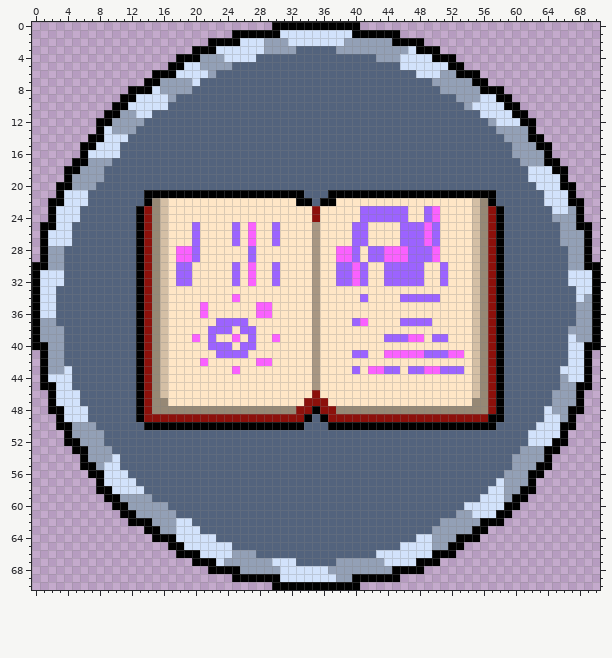
One commit to this sprite sheet: Assets/Game Assets/Cabin/Almanac/Almanac_Icon.png. This is how it looked before the edit.
The file is 213x213 pixels, drawn in blocks of 3x3; one block is one cell here. Colours within 5 levels of each other are drawn and written as one.
Once edited:
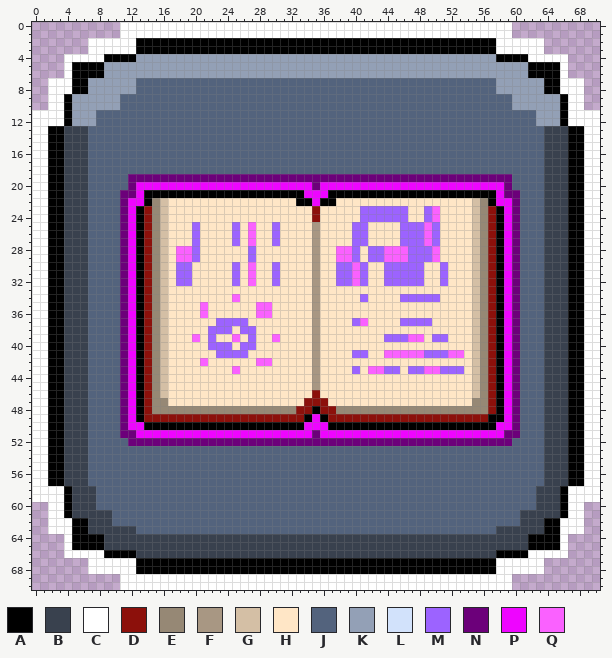
Palette (. is transparent): A #000000  B #39414e  C #ffffff  D #8c100b  E #968875  F #a89783  G #d4bfa5  H #ffe6c6  J #53637d  K #93a0b6  L #d2e2fb  M #9c63ff  N #6c007a  P #ee05ff  Q #fa61ff
What changed:
Changed rows in their new state; - is an unchanged pixel.
first column x 0:
 0 -----------CCCCCCCCCCCCCCCCCCCCCCCCCCCCCCCCCCCCCCCCCCCCCCCCC-----------
 1 -----------CCCCCCCCCCCCCCCCCCCCCCCCCCCCCCCCCCCCCCCCCCCCCCCCC-----------
 2 -------CCCCCCAAAAAAAAA----AAAAAAAAAAAAAAAAAAA----AAAAAAAAACCCCCC-------
 3 -------CCCCCCAAAAAAA---AAAAAAAAAAAAAAAAAAAAAAAAA---AAAAAAACCCCCC-------
 4 ----CCCCCAAAAKKKKKKKK---KKKKKKKKKKKKKKKKKKK---KKKKKKKKKKKKAAAACCCCC----
 5 ----CAAAAKKKKKKKKKKKK----KKKKKKKKKKKKKKKKKKKKKKKKKKKKKKKKKKKKKAAAAC----
 6 ----CAAAAKKKKKKKKKKKKK-KKKKKKKKKKKKKKKKKKKKKKKKKKKK--KKKKKKKKKAAAAC----
 7 --CCCAAKKKKKKJJJJJJJJ-----------------------------JJJJJJJJKKKKKKAACCC--
 8 --CCCAAKKKKKKJJJJJJJ-------------------------------JJJJJJJKKKKKKAACCC--
 9 --CCAKKKKKKJJJJJJJ-----------------------------------JJJJJJJKKKKKKACC--
10 --CCAKKKKKKJJJJJJ-------------------------------------JJJJJJKKKKKKACC--
11 CCCCAKKKJJJJJJJ-----------------------------------------JJJJJJJKKKACCCC
12 CCCCAKKKJJJJJJ-------------------------------------------JJJJJJKKKACCCC
13 CCAABBBJJJJJJ---------------------------------------------JJJJJJBBBAACC
14 CCAABBBJJJJJ-----------------------------------------------JJJJJBBBAACC
15 CCAABBBJJJJ-------------------------------------------------JJJJBBBAACC
16 CCAABBBJJJJ-------------------------------------------------JJJJBBBAACC
17 CCAABBBJJJ---------------------------------------------------JJJBBBAACC
18 CCAABBBJJ-----------------------------------------------------JJBBBAACC
19 CCAABBBJJ---NNNNNNNNNNNNNNNNNNNNNNNNNNNNNNNNNNNNNNNNNNNNNNNN--JJBBBAACC
20 CCA-BBBJ----NPPPPPPPPPPPPPPPPPPPPPPNPPPPPPPPPPPPPPPPPPPPPPPN---JBBB-ACC
21 CCA-BBB----NNP--------------------PPP---------------------PNN---BBB-ACC
22 CC--BBB----NPP---------------------P----------------------PPN---BBB--CC
23 CC-ABBB----NP----------------------------------------------PN---BBBA-CC
24 CC-ABBB----NP----------------------------------------------PN---BBBA-CC
25 CC-ABBB----NP----------------------------------------------PN---BBBA-CC
26 CCAABBB----NP----------------------------------------------PN---BBBAACC
27 CCAABBB----NP----------------------------------------------PN---BBBAACC
28 CCAABBB----NP----------------------------------------------PN---BBBAACC
29 CCAABBB----NP----------------------------------------------PN---BBBAACC
30 CCAABBB----NP----------------------------------------------PN---BBBAACC
31 CCAABBB----NP----------------------------------------------PN---BBBAACC
32 CCAABBB----NP----------------------------------------------PN---BBBAACC
33 CCAABBB----NP----------------------------------------------PN---BBBAACC
34 CCAABBB----NP----------------------------------------------PN---BBBAACC
35 CCAABBB----NP----------------------------------------------PN---BBBAACC
36 CCAABBB----NP----------------------------------------------PN---BBBAACC
37 CCAABBB----NP----------------------------------------------PN---BBBAACC
38 CCAABBB----NP----------------------------------------------PN---BBBAACC
39 CCAABBB----NP----------------------------------------------PN---BBBAACC
40 CCAABBB----NP----------------------------------------------PN---BBBAACC
41 CCAABBB----NP----------------------------------------------PN---BBBAACC
42 CCAABBB----NP----------------------------------------------PN---BBBAACC
43 CCAABBB----NP----------------------------------------------PN---BBBAACC
44 CCAABBB----NP----------------------------------------------PN---BBBAACC
45 CC-ABBB----NP----------------------------------------------PN---BBBA-CC
46 CC-ABBB----NP----------------------------------------------PN---BBBA-CC
47 CC-ABBB----NP----------------------------------------------PN---BBBA-CC
48 CC--BBB----NP----------------------------------------------PN---BBB--CC
49 CCA-BBB----NP----------------------P-----------------------PN---BBB-ACC
50 CCA-BBBJ---NPP--------------------PPP---------------------PPN--JBBB-ACC
51 CCAABBBJJ--NNPPPPPPPPPPPPPPPPPPPPPPNPPPPPPPPPPPPPPPPPPPPPPPNN-JJBBBAACC
52 CCAABBBJJ---NNNNNNNNNNNNNNNNNNNNNNNNNNNNNNNNNNNNNNNNNNNNNNNN--JJBBBAACC
53 CCAABBBJJJ---------------------------------------------------JJJBBBAACC
54 CCAABBBJJJJ-------------------------------------------------JJJJBBBAACC
55 CCAABBBJJJJ-------------------------------------------------JJJJBBBAACC
56 CCAABBBJJJJJ-----------------------------------------------JJJJJBBBAACC
57 CCAABBBJJJJJJ---------------------------------------------JJJJJJBBBAACC
58 CCCCABBBJJJJJJ-------------------------------------------JJJJJJBBBACCCC
59 CCCCABBBJJJJJJJ-----------------------------------------JJJJJJJBBBACCCC
60 --CCABBBJJJJJJJJJ-------------------------------------JJJJJJJJJBBBACC--
61 --CCABBBBBJJJJJJJJ-----------------------------------JJJJJJJJBBBBBACC--
62 --CCCAABBBJJJJJJJJJJ-------------------------------JJJJJJJJJJBBBAACCC--
63 --CCCAABBBBBBJJJJJJJJ-----------------------------JJJJJJJJBBBBBBAACCC--
64 ----CAAAABBBBBBBBBBBBBBBBBBBBBBBBBBBBBBBBBBBBBBBBBBBBBBBBBBBBBAAAAC----
65 ----CAAAABBBBBBBBBBBBBBBBBBBBBBBBBBBBBBBBBBBBBBBBBBBBBBBBBBBBBAAAAC----
66 ----CCCCCAAAABBBBBBBBBBBBBBBBBBBBBBBBBBBBBBBBBBBBBBBBBBBBBAAAACCCCC----
67 -------CCCCCCAAAAAAA---AAAAAAAAAAAAAAAAAAAAAAAAA---AAAAAAACCCCCC-------
68 -------CCCCCCAAAAAAAAA----AAAAAAAAAAAAAAAAAAA----AAAAAAAAACCCCCC-------
69 -----------CCCCCCCCCCCCCCCCCCCCCCCCCCCCCCCCCCCCCCCCCCCCCCCCC-----------
70 -----------CCCCCCCCCCCCCCCCCCCCCCCCCCCCCCCCCCCCCCCCCCCCCCCCC-----------
